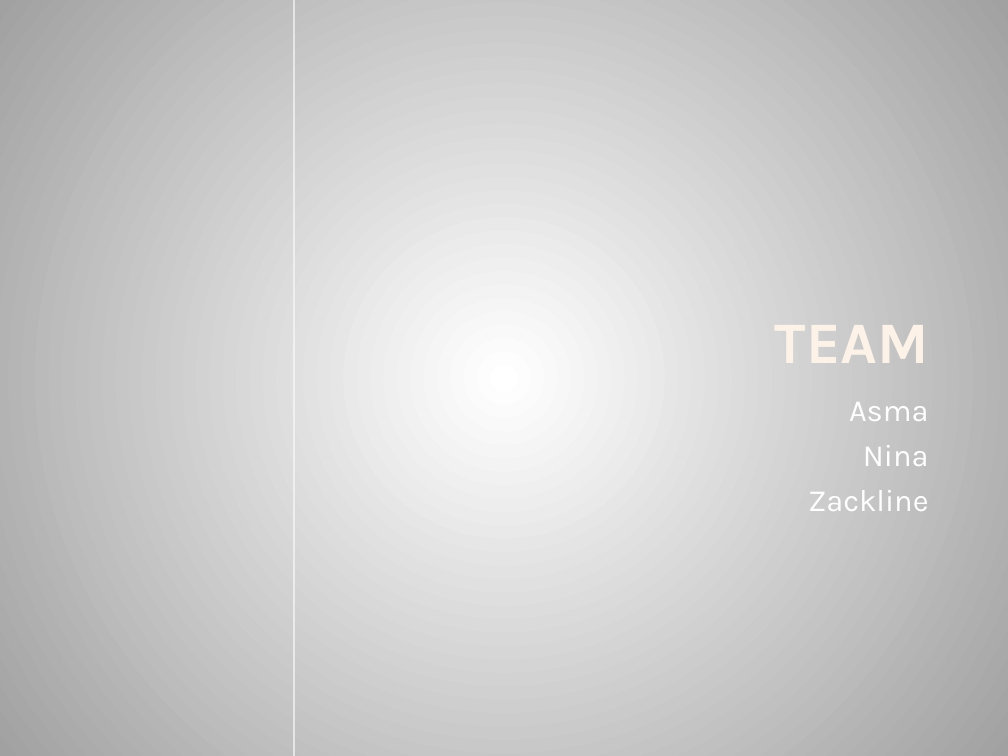
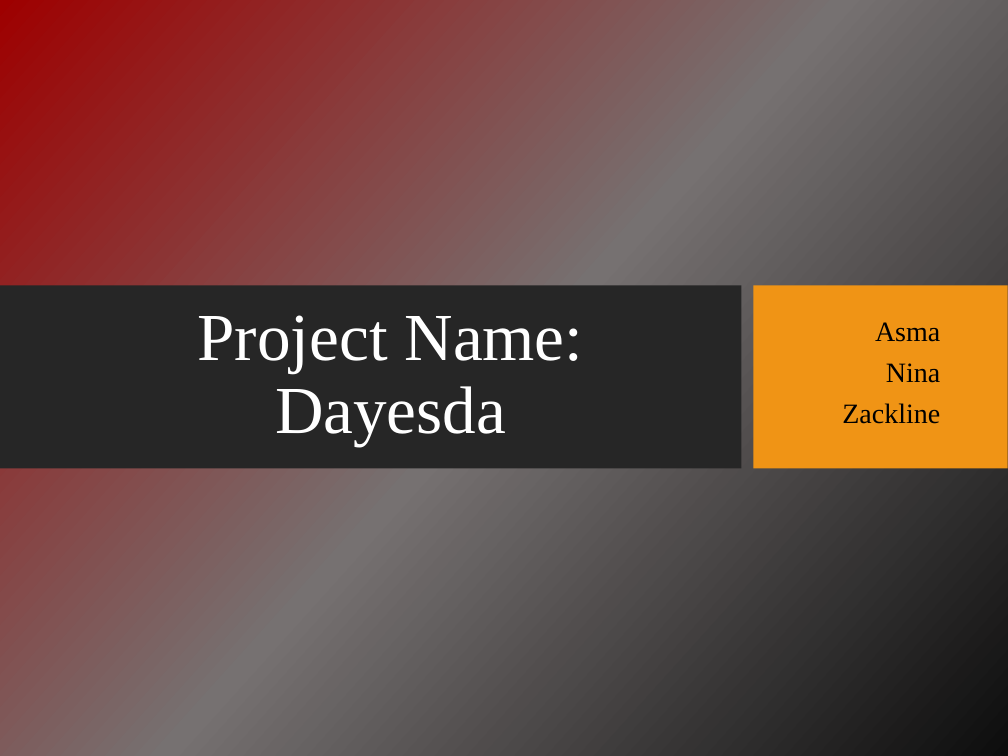
Before and after one commit to asmaalbarakati/Dayesda, a slide deck: slide 1 of Presentation.pptx. Drawn at 1008x756 pixels with LibreOffice and Linux fonts; fonts in the diff are those of the drawing; background and template pictures are left out. Boxes give left, top, right and bottom in pixels: in the first picture for what was removed or moved away, otherwise in the second. Text is boxed around its words. In the diff, an @@ line names an element or a change of style, - is before the commit and + after.

```diff
--- a/Presentation.pptx
+++ b/Presentation.pptx
@@ background gradient #FFFFFF to #A2A2A2 to picture (left out) @@
@@ line removed from (294, 756) to (294, 0) @@
@@ rectangle added at (x1=0, y1=285, x2=742, y2=469), fill #262626 @@
@@ rectangle added at (x1=753, y1=285, x2=1007, y2=469), fill #F09415 @@
@@ title added at (x1=198, y1=315, x2=584, y2=445), 48 pt, text #FFFFFF @@
+Project Name:
+Dayesda
@@ title removed at (x1=775, y1=325, x2=929, y2=363) @@
-TEAM
@@ subtitle "Asma" moved from (x1=808, y1=402, x2=929, y2=511) to (x1=842, y1=322, x2=940, y2=424) @@
@@ subtitle "Asma" at (x1=842, y1=322, x2=940, y2=424): size 22 to 20 pt, font Karla to Times New Roman, text colour #FFFFFF to #000000; line spacing 1 to 0.8; more space between paragraphs @@
```
Also in this commit, not shown: 20 other slides changed, 2 slides added, 2 slides removed, 1 other file.
